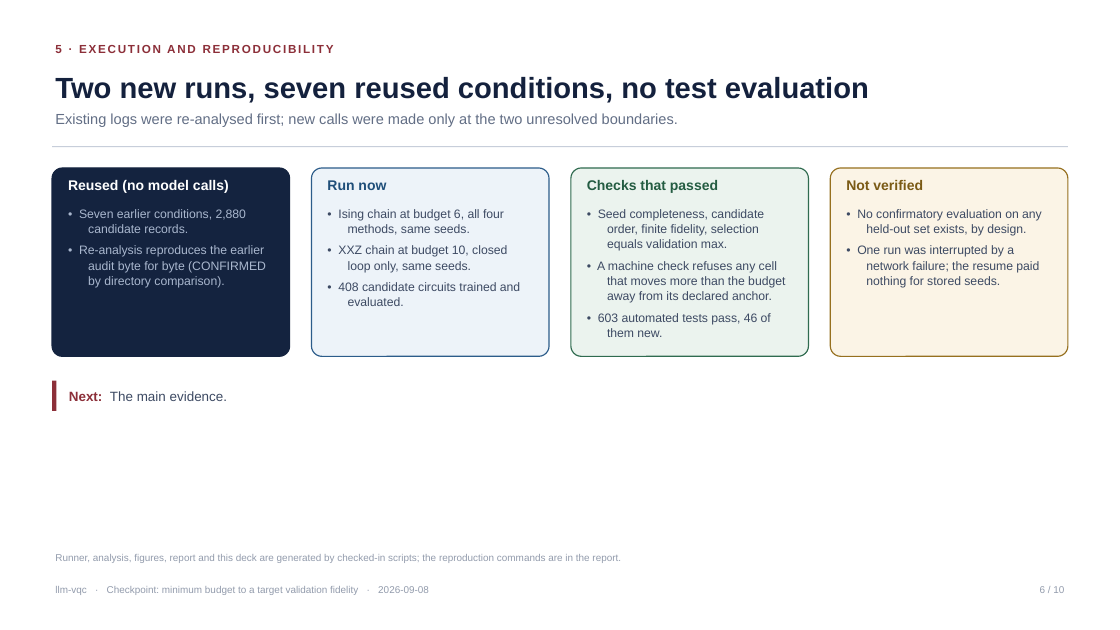
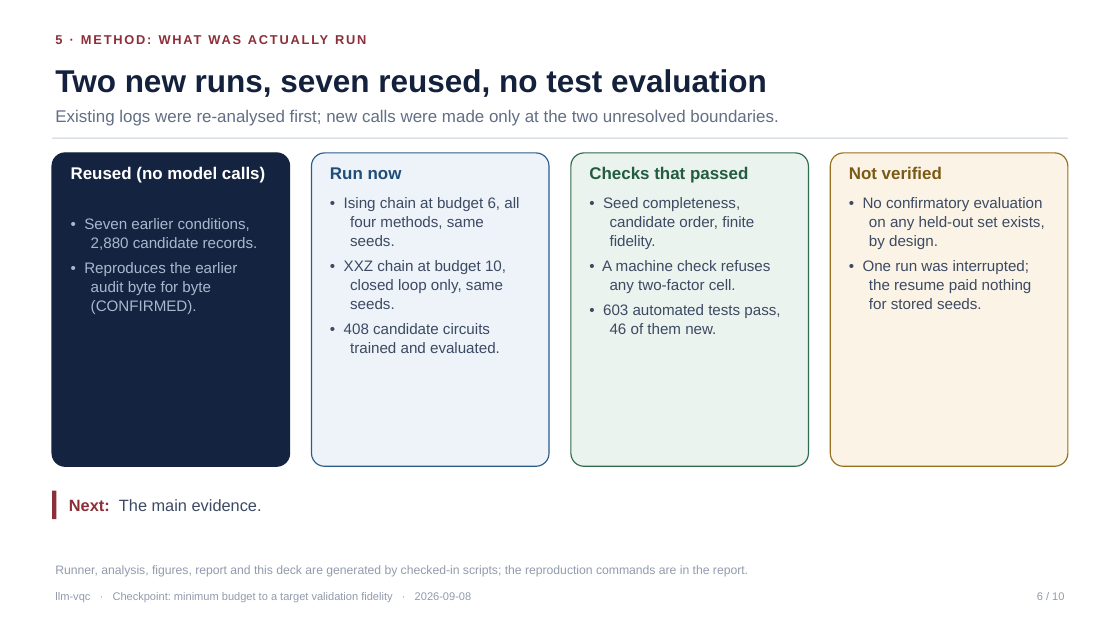
Before and after one commit to dorakingx/llm-vqc, a slide deck: slide 6 of outputs/qae_budget_targets_v2_20260908/deck/20260908_llm-vqc.pptx. Drawn at 1120x630 pixels with LibreOffice and Linux fonts; fonts in the diff are those of the drawing. Boxes give left, top, right and bottom in pixels: in the first picture for what was removed or moved away, otherwise in the second. Text is boxed around its words. In the diff, an @@ line names an element or a change of style, - is before the commit and + after.

```diff
--- a/outputs/qae_budget_targets_v2_20260908/deck/20260908_llm-vqc.pptx
+++ b/outputs/qae_budget_targets_v2_20260908/deck/20260908_llm-vqc.pptx
@@ text at [55,35,62,44]: text changed; size 10 to 11 pt @@
-5 · EXECUTION AND REPRODUCIBILITY
+5 · METHOD: WHAT WAS ACTUALLY RUN
@@ text at [55,69,767,97]: text changed; size 25 to 27 pt @@
-Two new runs, seven reused conditions, no test evaluation
+Two new runs, seven reused, no test evaluation
@@ text "Existing logs were re-analysed first; ..." at [55,109,778,126]: size 12.5 to 14.5 pt @@
@@ rectangle: place and size @@
-rectangle at [52,146,1068,147]
+rectangle at [52,138,1068,139]
@@ rounded rectangle: place and size @@
-rounded rectangle at [52,168,290,356]
+rounded rectangle at [52,153,290,466]
@@ size 12 to 14.5 pt in 4 elements at [330,167,402,179], [589,166,748,183], [849,166,942,179], [71,166,265,183] @@
@@ text "Reused (no model calls)": place and size @@
-text "Reused (no model calls)" at [68,180,229,193]
+text "Reused (no model calls)" at [71,166,265,183]
@@ rounded rectangle: place and size @@
-rounded rectangle at [312,168,549,356]
+rounded rectangle at [312,153,549,466]
@@ text "Run now": place and size @@
-text "Run now" at [327,180,386,190]
+text "Run now" at [330,167,402,179]
@@ rounded rectangle: place and size @@
-rounded rectangle at [571,168,809,356]
+rounded rectangle at [571,153,809,466]
@@ text "Checks that passed": place and size @@
-text "Checks that passed" at [587,180,718,193]
+text "Checks that passed" at [589,166,748,183]
@@ rounded rectangle: place and size @@
-rounded rectangle at [830,168,1068,356]
+rounded rectangle at [830,153,1068,466]
@@ text "Not verified": place and size @@
-text "Not verified" at [846,180,923,190]
+text "Not verified" at [849,166,942,179]
@@ text "• Ising chain at budget ...": place and size @@
-text "• Ising chain at budget ..." at [338,209,520,306]
+text "• Ising chain at budget ..." at [344,197,519,353]
@@ text "• Ising chain at budget ..." at [344,197,519,353]: size 10.5 to 13 pt @@
@@ text "• Seed completeness, candidate order, ...": place and size @@
-text "• Seed completeness, candidate order, ..." at [597,209,785,337]
+text "• Seed completeness, candidate order, ..." at [602,197,780,334]
@@ text at [602,197,771,293]: text changed; size 10.5 to 13 pt @@
-• Seed completeness, candidate order, finite fidelity, selection equals validation max.
-• A machine check refuses any cell that moves more than the budget away from its declared anchor.
+• Seed completeness, candidate order, finite fidelity.
+• A machine check refuses any two-factor cell.
@@ text "• No confirmatory evaluation on ...": place and size @@
-text "• No confirmatory evaluation on ..." at [857,209,1042,288]
+text "• No confirmatory evaluation on ..." at [863,197,1045,309]
@@ text at [863,197,1045,249]: size 10.5 to 13 pt in "• No confirmatory evaluation on any held-out ..." @@
@@ text "• Seven earlier conditions, 2,880 ...": place and size @@
-text "• Seven earlier conditions, 2,880 ..." at [79,209,266,288]
+text "• Seven earlier conditions, 2,880 ..." at [84,218,258,314]
@@ text at [84,218,258,250]: size 10.5 to 13 pt in "• Seven earlier conditions, 2,880 candidate records." @@
@@ text at [84,262,237,314]: text changed; size 10.5 to 13 pt @@
-• Re-analysis reproduces the earlier audit byte for byte (CONFIRMED by directory comparison).
+• Reproduces the earlier audit byte for byte (CONFIRMED).
@@ text at [863,260,1032,309]: text changed; size 10.5 to 13 pt @@
-• One run was interrupted by a network failure; the resume paid nothing for stored seeds.
+• One run was interrupted; the resume paid nothing for stored seeds.
@@ text at [603,304,780,334]: size 10.5 to 13 pt in "• 603 automated tests pass, 46 of ..." @@
@@ rectangle: place and size @@
-rectangle at [52,381,56,411]
+rectangle at [52,491,56,519]
@@ text "Next: The main evidence.": place and size @@
-text "Next: The main evidence." at [69,391,227,401]
+text "Next: The main evidence." at [69,499,262,511]
@@ text "Next: The main evidence." at [69,499,262,511]: size 11.5 to 14 pt @@
@@ text "Runner, analysis, figures, report and ...": place and size @@
-text "Runner, analysis, figures, report and ..." at [55,554,621,563]
+text "Runner, analysis, figures, report and ..." at [55,565,748,577]
@@ text "Runner, analysis, figures, report and ..." at [55,565,748,577]: size 8.5 to 10.5 pt @@
@@ text "llm-vqc · Checkpoint: minimum budget ..." at [55,592,472,602]: size 8.5 to 9.5 pt @@
@@ text "6 / 10" at [1037,592,1064,600]: size 8.5 to 9.5 pt @@
```
Also in this commit, not shown: 9 other slides changed, 5 other files.
